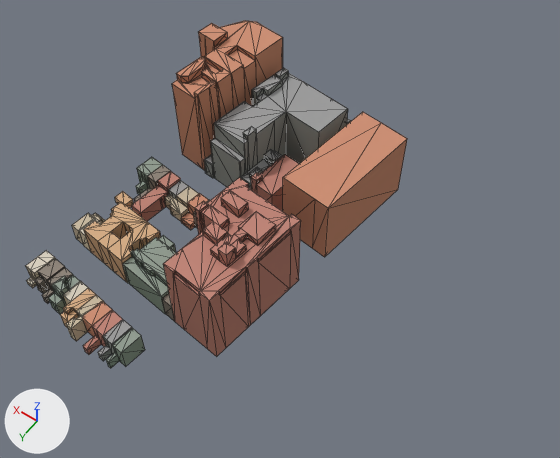
One commit to the glTF model public/models/washington-city/tile--4_2.glb: the scene before it, then after it.
Camera for both pictures: a camera (50 mm lens) standing at (-811.0, -288.0, 334.0) and looking at (-673.0, -481.0, 31.0). The lights are fixed; the arrows at lower left show +X, +Y and +Z. The picture after the commit comes second. Mesh edges are drawn as thin lines. Where no turn or scale is listed for an object, it has been applied to the vertices. Vertices at exactly the same position are counted once.

Before the edit, the objects in view are built like this:
```python
me_mesh_1 = bpy.data.meshes.new('Mesh_1')
me_mesh_1.from_pydata(...)  # 1025 vertices, 1056 faces; spans x -63.0..63.0, y -96.0..96.0, z -33.0..33.0
me_mesh_1.materials.append(mat_city_ground)
me_mesh_2 = bpy.data.meshes.new('Mesh_2')
me_mesh_2.from_pydata(...)  # 648 vertices, 484 faces; spans x -63.0..63.0, y -96.0..96.0, z -31.0..31.0
me_mesh_2.materials.append(mat_city_ground)
ob_roof = bpy.data.objects.new('roof', me_mesh_2)
ob_roof.location = (-634.2, -480.8, 32.7)
ob_wall = bpy.data.objects.new('wall', me_mesh_1)
ob_wall.location = (-634.2, -480.8, 30.9)
```
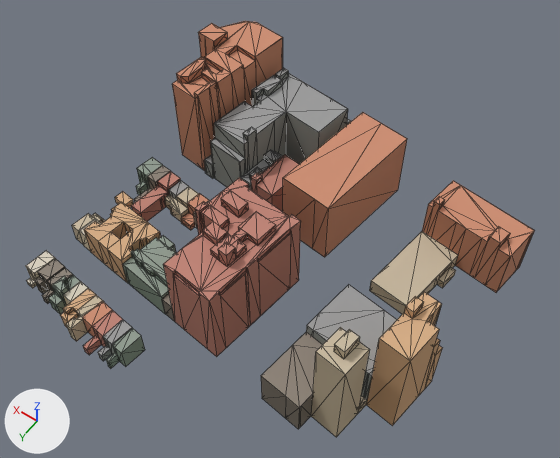
Where the newer file only moved an object's origin or applied its transform, the numbers keep the older frame.

Location of each change, (x1, y1, x2, y2) in pixels of the pictures (560 x 458 px; the box of a moved part takes in the faces that stretch with it):
'roof', reshaped (34% wider, 14% taller)
    before: (26, 21, 407, 362)
    after: (26, 21, 535, 410)
'wall', reshaped (33% wider, 20% taller)
    before: (26, 32, 407, 368)
    after: (26, 32, 534, 437)
part 1 of me_mesh_1, added
    after: (334, 337, 360, 359)
part 2 of me_mesh_1, added (brown)
    after: (306, 303, 442, 437)
part 3 of me_mesh_1, added (brown)
    after: (422, 190, 534, 293)
part 4 of me_mesh_1, added
    after: (370, 256, 458, 314)
part 5 of me_mesh_1, added
    after: (261, 376, 313, 429)
part 6 of me_mesh_1, moved or reshaped
    before: (172, 188, 195, 230)
    after: (176, 196, 198, 229)
part 7 of me_mesh_1, moved or reshaped
    before: (72, 226, 86, 245)
    after: (72, 226, 83, 244)
part 8 of me_mesh_2, added
    after: (405, 296, 423, 312)
part 9 of me_mesh_2, rebuilt
    both: (158, 171, 180, 188)
part 10 of me_mesh_2, rebuilt
    both: (174, 274, 199, 296)
part 11 of me_mesh_2, added
    after: (261, 181, 535, 410)
part 12 of me_mesh_2, added (brown)
    after: (316, 292, 441, 374)
part 13 of me_mesh_2, moved or reshaped
    before: (26, 250, 55, 273)
    after: (26, 250, 65, 277)
part 14 of me_mesh_2, moved or reshaped (mostly hidden)
    both: (260, 150, 284, 180)

The edits, one by one:
me_mesh_1 is used by ob_wall; location (-634.2, -480.8, 30.9).
me_mesh_1 had 1025 vertices, 1056 faces and spanned x -63.0..63.0, y -96.0..96.0, z -33.0..33.0.
me_mesh_1 now has 1226 vertices, 1268 faces and spans x -142.0..63.0, y -96.0..96.0, z -33.0..34.0.
me_mesh_1 part 1: the loose piece of 8 vertices spanning x -28.0..-16.0, y 9.0..17.0, z 18.0..24.0 is copied, and the copy is scaled about its middle by (0.471, 1.41, 1.1), then moved by (-86.0, 38.0, 10.0); it spans x -112.0..-105.0, y 46.0..56.0, z 28.0..34.0.
me_mesh_1 part 2: a new loose piece of 91 vertices spanning x -136.0..-80.0, y 5.0..62.0, z -32.0..34.0, in mat_city_ground.
me_mesh_1 part 3: a new loose piece of 48 vertices spanning x -142.0..-91.0, y -79.0..-51.0, z -32.0..4.0, in mat_city_ground.
me_mesh_1 part 4: a new loose piece of 28 vertices spanning x -117.0..-86.0, y -58.0..-12.0, z -32.0..-23.0, in mat_city_ground.
me_mesh_1 part 5: a new loose piece of 26 vertices spanning x -102.0..-76.0, y 36.0..69.0, z -32.0..-10.0, in mat_city_ground.
me_mesh_1 part 6: 4 vertices moved within x -12.0..20.0, y -7.0..9.0, z -31.0..-19.0; 13 vertices removed from x -12.0..29.0, y -8.0..9.0, z -30.0..-17.0; 13 vertices added at x -12.0..29.0, y -8.0..9.0, z -31.0..-18.0.
me_mesh_1 part 7: 6 vertices removed from x 54.0..61.0, y 38.0..50.0, z -19.0; 6 vertices added at x 54.0..61.0, y 38.0..50.0, z -20.0.
Other edits to the shape of me_mesh_1 do not show in these pictures.
me_mesh_2 is used by ob_roof; location (-634.2, -480.8, 32.7).
me_mesh_2 had 648 vertices, 484 faces and spanned x -63.0..63.0, y -96.0..96.0, z -31.0..31.0.
me_mesh_2 now has 773 vertices, 579 faces and spans x -142.0..63.0, y -96.0..96.0, z -31.0..32.0.
me_mesh_2 part 8: the loose piece of 4 vertices spanning x -41.0..-36.0, y 36.0..42.0, z 25.0 is copied, and the copy is moved by (-83.0, -18.0, 7.0); it spans x -124.0..-119.0, y 17.0..24.0, z 32.0.
me_mesh_2 part 9: the loose piece of 5 vertices spanning x 35.0..43.0, y -10.0..1.0, z -19.0 is rebuilt with 5 vertices and now spans x 35.0..43.0, y -10.0..1.0, z -20.0.
me_mesh_2 part 10: the loose piece of 4 vertices spanning x -39.0..-23.0, y 57.0..61.0, z 14.0 is rebuilt with 4 vertices and now spans x -39.0..-23.0, y 57.0..61.0, z 13.0.
me_mesh_2 part 11: 87 vertices added at x -142.0..-76.0, y -79.0..69.0, z -30.0..3.0.
me_mesh_2 part 12: 26 vertices added at x -135.0..-100.0, y 10.0..62.0, z 26.0..32.0.
me_mesh_2 part 13: 8 vertices removed from x 52.0..61.0, y 69.0..83.0, z -20.0; 8 vertices added at x 52.0..61.0, y 69.0..83.0, z -21.0.
me_mesh_2 part 14: 2 vertices moved within x -5.0..-3.0, y -46.0..-30.0, z -12.0; 5 vertices removed from x -6.0..-3.0, y -46.0..8.0, z -19.0..-12.0; 5 vertices added at x -6.0..-3.0, y -46.0..8.0, z -20.0..-13.0.
Other edits to the shape of me_mesh_2 do not show in these pictures.
